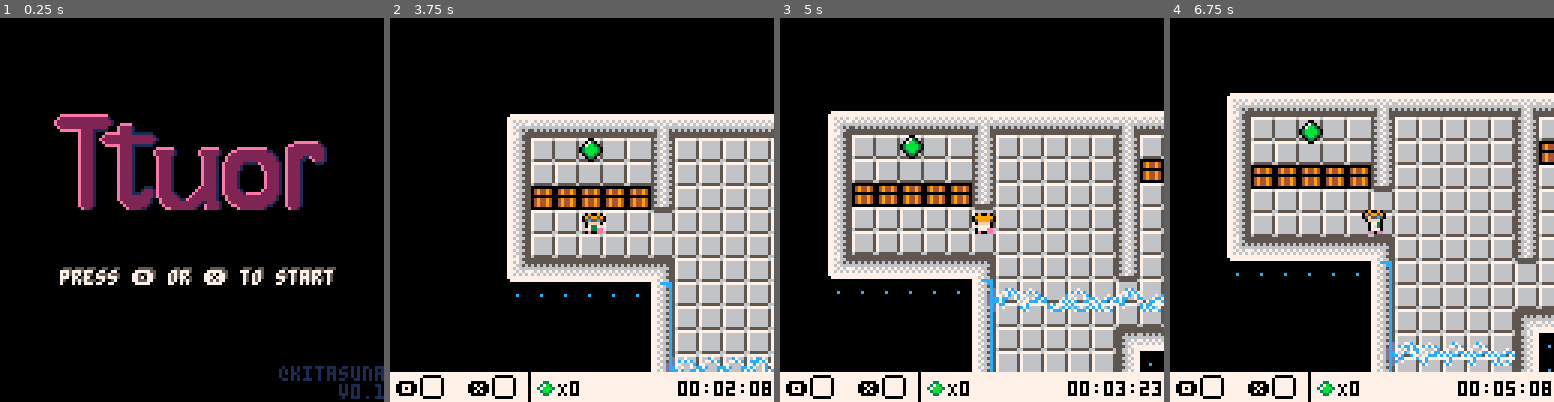
Above: before the commit, frames 1-4 (left to right).
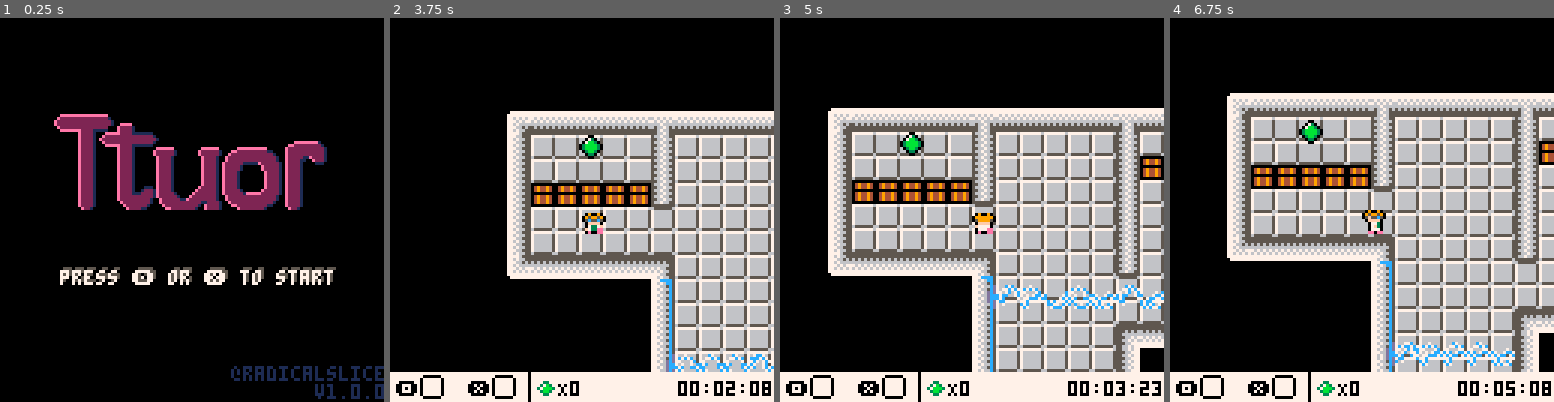
Above: after the commit, the same moments.

Repository: kitasuna/pico8-ttuor
Game: PICO-8 cartridge main.p8
The game is run twice, just before and just after one commit, with the same random seed, the same clock (stepped at 60 frames per second) and the same inputs.
Inputs:
- Up to frame 1 (0.25 s): no input
- Up to frame 2 (3.75 s): tap X (X key) at 0.33, 1.07, 1.85, 2.97 s; tap O (Z key) at 0.7, 1.7, 2.1, 2.5, 2.9, 3.3, 3.7 s; hold Right 1.6-2.1 s; hold Up 2.15-2.42 s; hold Right 2.47-3.03 s; hold Left 3.08-3.58 s; hold Down from 3.63 s (still down)
- Up to frame 3 (5 s): release Down at 3.97 s; hold Right 4.02-4.68 s; tap X (X key) at 4.08 s; tap O (Z key) at 4.1, 4.5, 4.9 s; hold Up from 4.73 s (still down)
- Up to frame 4 (6.75 s): release Up at 5.03 s; hold Left 5.08-5.68 s; tap X (X key) at 5.2, 6.32 s; tap O (Z key) every 0.4 s from 5.3 to 6.5 s; hold Down 5.73-6.03 s; hold Right 6.08-6.58 s; hold Right from 6.63 s (still down)

The runs differ from the first frame. In frame 1, 0.9% of the frame differs, in the area x 60-100%, y 90-100%; in frame 2, 15%; in frame 3, 21%, in the area x 12-100%, y 23-93%; in frame 4, less than 0.1%.

Commit message:
Update title screen Fix small collision bug

Diff:
--- a/const.lua
+++ b/const.lua
@@ -32,7 +32,6 @@
 
 FLAG_PLAYER = 0
 FLAG_FLOOR = 1
-FLAG_DEAD_ZONE = 2
 FLAG_COLLIDES_SELF = 3
 FLAG_COLLIDES_PLAYER = 4
 FLAG_GAP = 5
--- a/main.p8
+++ b/main.p8
@@ -1,6 +1,8 @@
 pico-8 cartridge // http://www.pico-8.com
 version 37
 __lua__
+-- ttuor
+-- by radical slice
 #include const.lua
 #include qico.lua
 #include fleas.lua
@@ -43,7 +45,7 @@
   print("victory", 51, 49, CLR_GRN)
   -- gems_draw(37,72)
   if victory_frames > 135 then
-    timer_draw(49,58,CLR_WHT)
+    timer_draw(49,58,CLR_WHT, false)
   end
 
   if victory_frames > 180 then
@@ -79,9 +81,9 @@
  return (val > 9 and val or "0"..val)
 end
 
-function timer_draw(x, y, color)
+function timer_draw(x, y, color, flat)
   local str = lz(timer_minutes)..":"..lz(timer_seconds)..":"..lz(frame_counter)
-  if color == CLR_BLK then
+  if flat then
     print(str, x, y, color)
   else
     dshad(str,x,y)
@@ -130,14 +132,16 @@
   sec_item_particles.draw()
   inventory_draw(frame_counter)
 
+  local sec_color = (timer_minutes < 2 and player.gems_count < #player_items) and CLR_BLK or CLR_DGY
+
   line(46, 118, 46, 128, CLR_BLK)
   spr(29, 48, 119)
   print("X"..player.gems_count, 56, 121, CLR_BLK)
   if player.gems_count >= #player_items - 1 then
-    spr(32, 66, 119)
-    print("X"..player.sec_gems_count, 74, 121, CLR_BLK)
-  end
-  timer_draw(96, 121, CLR_BLK)
+    spr(sec_color == CLR_BLK and 32 or 33, 66, 119)
+    print("X"..player.sec_gems_count, 74, 121, sec_color)
+  end
+  timer_draw(96, 121, sec_color, true)
   pal()
 end
 
@@ -288,7 +292,6 @@
 
 function _init()
   cls()
-  printh"!!!!init"
 
   -- Set up our entity manager
   ent_man = new_entity_manager()
@@ -466,14 +469,14 @@
 000000000000000000000000b077770bbb07730bb073370bbb07730bb077770bb0777365b07336555667770b00000000f03bb30fff3bb3ffffb73bffff3ff3ff
 000000000000000000000000b077770bbb07770bb073370bbb07770bb0777eebbe77e30bbf733370b07777eb00000000ff0330fffff33ffffffbbffffff33fff
 000000000000000000000000bee00eebbbee0eebbee00eebbbee0eebb0e00eebbee00e0bb0e00eebb0e00eeb00000000fff00fffffffffffffffffffffffffff
-ffffffff0000000000000000000000000000000000000000f000000ffeeeeeeff000000ff222222ff000000f00000000aaaaaaaa070707070000000000000000
-ffffffff0000000000000000000000000000000000000000077770e0e000072e0022220027eeee720ffffff004944940a000000a7aaaaaa00000000000000000
-fff88fff000000000000000000000000000000000000000007772e20e000e2ee022ee2202ee22ee20ffffff004944940a004400a0aaaaaa70000000000000000
-ff87e8ff00000000000000000000000000000000000000000770e070e007270e02e00e202e2772e20ffffff000000000a000000a7aaaaaa00000000000000000
-f87eee8f0000000000000000000000000000000000000000072e2770e0e2e00e02e00e202e2772e20ffffff004944940a004400a0aaaaaa70000000000000000
-ff8ee8ff000000000000000000000000000000000000000000e07770e727000e022ee2202ee22ee20ffffff004944940a094490a7aaaaaa00000000000000000
-fff88fff00000000000000000000000000000000000000000e277770e2e0000e0022220027eeee720ffffff004944940a000000a0aaaaaa70000000000000000
-ffffffff0000000000000000000000000000000000000000f000000ffeeeeeeff000000ff222222ff000000f00000000aaaaaaaa707070700000000000000000
+ffffffffffffffff00000000000000000000000000000000f000000ffeeeeeeff000000ff222222ff000000f00000000aaaaaaaa070707070000000000000000
+ffffffffffffffff00000000000000000000000000000000077770e0e000072e0022220027eeee720ffffff004944940a000000a7aaaaaa00000000000000000
+fff88ffffff55fff0000000000000000000000000000000007772e20e000e2ee022ee2202ee22ee20ffffff004944940a004400a0aaaaaa70000000000000000
+ff87e8ffff5765ff000000000000000000000000000000000770e070e007270e02e00e202e2772e20ffffff000000000a000000a7aaaaaa00000000000000000
+f87eee8ff576665f00000000000000000000000000000000072e2770e0e2e00e02e00e202e2772e20ffffff004944940a004400a0aaaaaa70000000000000000
+ff8ee8ffff5665ff0000000000000000000000000000000000e07770e727000e022ee2202ee22ee20ffffff004944940a094490a7aaaaaa00000000000000000
+fff88ffffff55fff000000000000000000000000000000000e277770e2e0000e0022220027eeee720ffffff004944940a000000a0aaaaaa70000000000000000
+ffffffffffffffff00000000000000000000000000000000f000000ffeeeeeeff000000ff222222ff000000f00000000aaaaaaaa707070700000000000000000
 ffffffcd0000000055555756777777770000000000000000b090090bb090090bb090090bb090090b000000000000000000000000000000000000000000000000
 ffffffcd000000005555765670000567000000000000000009999990095995900959959009599590000000000000000000000000000000000000000000000000
 fffffdcd00000000557756567005656700000000000000000599995005f55c5005c55c5005c55f50000000000000000000000000000000000000000000000000
@@ -502,7 +505,7 @@
 0000000066666666000000000000000000000000000000007666666666666665ffcf7c7fffffffffffffc7c7fffffffffc7c7cffffffffffff77c7cfffffffff
 0000000066666666000000000000000000000000000000007666666666666665f7c7f7c7fffff7fffff7cffcfffffffff7fff7cffffffffcf7ffff7fffffffff
 0000000066666666000000000000000000000000000000007666666666666665fc7fffcfffff7cc7fffcff7cfffffffcff7ff7ffcfffff77c7cfffc7c7ffffff
-000c000066666666000000000000000000000000000000007666666666666665cffff7c7ff7ccf7cc7cffff7cfffffc7f7cffc777ffff7cf7cfffffc7c7cfffc
+0000000066666666000000000000000000000000000000007666666666666665cffff7c7ff7ccf7cc7cffff7cfffffc7f7cffc777ffff7cf7cfffffc7c7cfffc
 00000000666666660000000000000000000000000000000076666666666666657fffff7cffcf7ff77cc7ffff7c7ffffc7ffffffcc7fcff7ffffffffffff7fff7
 0000000066666666000000000000000000000000000000007666666666666665ffffffffc7cfffffff7fffffffcf7fc7cffffffffc77cf7fffffffffffc7fc7f
 0000000066666666000000000000000000000000000000006555555555555556ffffffff7c7fffffffffffffff7ccc7ffffffffffffc77cffffffffffffc77cf
@@ -582,19 +585,19 @@
 0001010101010101010100010101010100000001010101010101010004000000000000000000000000000010001010000000428200000101010100000000000002000000000000000000000000000000000000020200000000000000000000002002040000000202000000000000000002020202020202020000000000000000
 0000000000000000000000000000000000000000000000000000000000000000000000000000000000000000000000000000000000000000000000000000000000000000000000000000000000000000000000000000000000000000000000000000000000000000000000000000000000000000000000000000000000000000
 __map__
-4543434343434043434343434043434346454343434343434343434600454343434343434600000000604543434343606060606043434346000000454343434343460000000000000000000060606060606060606060606000000000000000000000000000000000000000000000000000000000000000000000000000000000
-4174717171774d74747474744d74327442417474767674747474334262507474747474744200000000604174747474606060606074747442000000417474747474426060606060434343460060606060606060606060606000000000000000000000000000000000000000000000000000000000000000000000000000000000
-4174747171774d74747474744d74747442417474767674744f74744262527474747474744260606000604133747474606060606074747442000000417474747474606060606060747474420060606060606060606043466000000000000000000000000000000000000000000000000000000000000000000000000000000000
-4174747474704e74747474744d74747442417474767674744d74744262527474747474744260606060604174747474606060606074747442000000417474747474606060606060747474420060606060606060606074426000000000000000000000000000000000000000000000000000000000000000000000000000000000
-4174747474747574747474744d74747442417474747474744e74744262527474747474744260606060604844444444606045747474747442000000417474747432606060606041747474420060607474606060606032606000000000000000000000000000000000000000000000000000000000000000000000000000000000
-4174747474747474747474744d74747442417474747474747574744262527474747474744260606060606060606060606041747474747442000000417474744a44606060606041747474420060747460606060606060606000000000000000000000000000000000000000000000000000000000000000000000000000000000
-4844444444444b74747474744e74747442417474747474747474744262517474747474744260606060606060606060606060606060606000000000606060606060606060606041747474420060746060606060606060606000000000000000000000000000000000000000000000000000000000000000000000000000000000
-60606060606050747474747475747474425074747474747474747442624844444b6060604260606060607474746060606060606060606000000000606060606060606060606041747474420060606060606060606060606000000000000000000000000000000000000000000000000000000000000000000000000000000000
+4543434343434043434343434043434346454343434343434343434600454343434343434600000000604543434343606060606043434346000000454343434343460000000000000000006060606060606060606060606000000000000000000000000000000000000000000000000000000000000000000000000000000000
+4174717171774d74747474744d74327442417474767674747474334262507474747474744200000000604174747474606060606074747442000000417474747474426060606060434343466060606060606060606060606000000000000000000000000000000000000000000000000000000000000000000000000000000000
+4174747171774d74747474744d74747442417474767674744f74744262527474747474744260606000604133747474606060606074747442000000417474747474606060606060747474426060606060606060606043466000000000000000000000000000000000000000000000000000000000000000000000000000000000
+4174747474704e74747474744d74747442417474767674744d74744262527474747474744260606060604174747474606060606074747442000000417474747474606060606060747474426060606060606060606074426000000000000000000000000000000000000000000000000000000000000000000000000000000000
+4174747474747574747474744d74747442417474747474744e74744262527474747474744260606060604844444444606045747474747442000000417474747432606060606041747474426060607474606060606032606000000000000000000000000000000000000000000000000000000000000000000000000000000000
+4174747474747474747474744d74747442417474747474747574744262527474747474744260606060606060606060606041747474747442000000417474744a44606060606041747474426060747460606060606060606000000000000000000000000000000000000000000000000000000000000000000000000000000000
+4844444444444b74747474744e74747442417474747474747474744262517474747474744260606060606060606060606060606060606000000000606060606060606060606041747474426060746060606060606060606000000000000000000000000000000000000000000000000000000000000000000000000000000000
+60606060606050747474747475747474425074747474747474747442624844444b6060604260606060607474746060606060606060606000000000606060606060606060606041747474426060606060606060606060606000000000000000000000000000000000000000000000000000000000000000000000000000000000
 0000000000005274747474747474747442527474747474747474744262006060416060604260606060607474746060606074747474747442000041747474744260606060606041747474426060606060606060606060606000000000000000000000000000000000000000000000000000000000000000000000000000000000
 0000000000005274747474744a44444447527474747474747474744262006060417474744260606060607474746060606032747474747442000041747474744260417474747474747474426060747460606060747474606000000000000000000000000000000000000000000000000000000000000000000000000000000000
 0000000000005274747474744260000000527474747474747474744262000000417433744260606000006060606060606044444444444447000041747474744260417474747474747474426060747460606060747474606000000000000000000000000000000000000000000000000000000000000000000000000000000000
 0000000000005174747474744260000000527474747474747474744260000060417474744260000000000000000000000000000000000000000041747474746060607433747474747474426060337460606060747474606000000000000000000000000000000000000000000000000000000000000000000000000000000000
-00000000626248444444444447600000005174747474747474747442000045434c7474744943434600000000000000000000000000000000000041747474746060607474747474747474420000000000000000000000000000000000000000000000000000000000000000000000000000000000000000000000000000000000
+00000000626248444444444447600000005174747474747474747442000045434c7474744943434600000000000000000000000000000000000041747474746060607474747474747474426060606060606060606060606000000000000000000000000000000000000000000000000000000000000000000000000000000000
 0000000000000000000000000000000000507474747474747474744200004174747474747474744200000000000000000000000000000000000048444444446060604444444444444444470000000000000000000000000000000000000000000000000000000000000000000000000000000000000000000000000000000000
 0000000000000000000000000000000000527474747474747474744200004174747474747474744200000000000000000000000000000000000000000000000000000000000000000000000000000000000000000000000000000000000000000000000000000000000000000000000000000000000000000000000000000000
 0000000000000000000000606000000000527474747474747474744200004174747474747474744200000000000000000000000000000000000000000000000000000000000000000000000000000000000000000000000000000000000000000000000000000000000000000000000000000000000000000000000000000000
--- a/player.lua
+++ b/player.lua
@@ -431,7 +431,7 @@
        & player.can_travel == 0 or
     fmget(get_tile_from_pos(player_next_x, player.pos_y + 7))
      & player.can_travel == 0)
-     and player_vel_x < 0
+     and approx_vel_x < 0
        then
        can_move_x = false
    end
@@ -440,7 +440,7 @@
        & player.can_travel == 0 or
     fmget(get_tile_from_pos(player_next_x+ 7, player.pos_y + 7))
      & player.can_travel == 0)
-     and player_vel_x > 0
+     and approx_vel_x > 0
        then
        can_move_x = false
    end
@@ -449,16 +449,16 @@
        & player.can_travel == 0 or
     fmget(get_tile_from_pos(player.pos_x + 7, player_next_y))
      & player.can_travel == 0)
-     and player_vel_y < 0
+     and approx_vel_y < 0
        then
        can_move_y = false
    end
 
-    if ((fmget(get_tile_from_pos(player.pos_x, player_next_y + 7))
-       & player.can_travel) == 0 or
-    (fmget(get_tile_from_pos(player.pos_x + 7, player_next_y + 7))
-     & player.can_travel) == 0)
-     and player_vel_y > 0
+    if (fmget(get_tile_from_pos(player.pos_x, player_next_y + 7))
+       & player.can_travel == 0 or
+    fmget(get_tile_from_pos(player.pos_x + 7, player_next_y + 7))
+     & player.can_travel == 0)
+     and approx_vel_y > 0
        then
        can_move_y = false
    end
@@ -473,8 +473,8 @@
     -- Make a hypothetical player sprite at the next location after update and check for collision
     local player_at_next = new_sprite(
       0, -- sprite num, doesn't matter
-      player.pos_x + player_vel_x + player_slide_vel_x,
-      player.pos_y + player_vel_y + player_slide_vel_y,
+      player.pos_x + approx_vel_x,
+      player.pos_y + approx_vel_y,
       player.size_x - 1, -- cheat with smaller player size for ents
       player.size_y - 1
     )
--- a/title.lua
+++ b/title.lua
@@ -2,8 +2,8 @@
   cls()
   spr(196,16,32,12,4)
   dshad("press "..O_CHAR.." or "..X_CHAR.." to start", 20, 84)
-  print("@kitasuna", 93, 116, CLR_DBL)
-  print("v0.1", 113, 122, CLR_DBL)
+  print("@radicalslice", 77, 116, CLR_DBL)
+  print("v1.0.0", 105, 122, CLR_DBL)
   -- line(127,0,127,127,CLR_PNK)
 end
 
